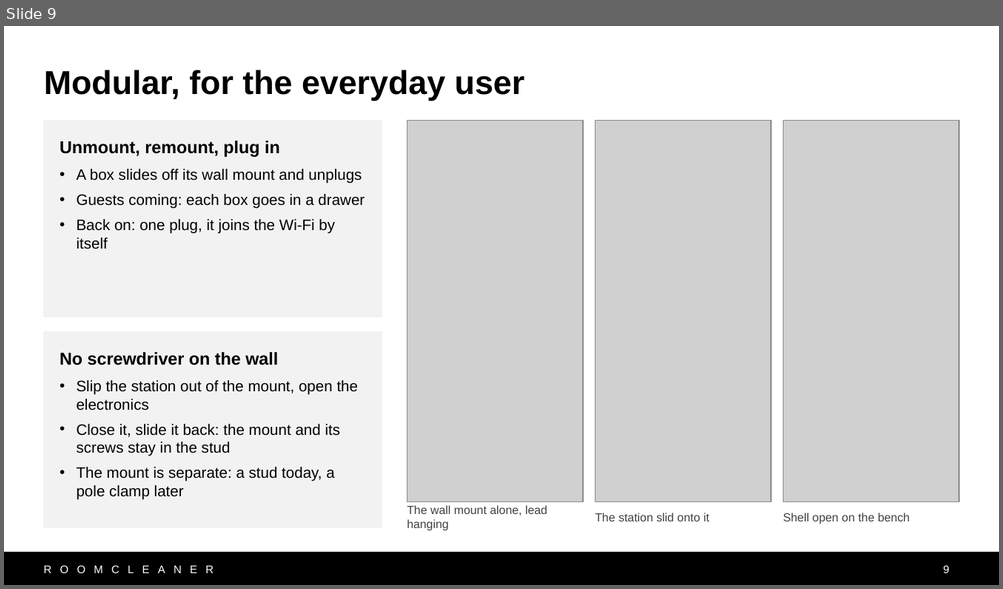
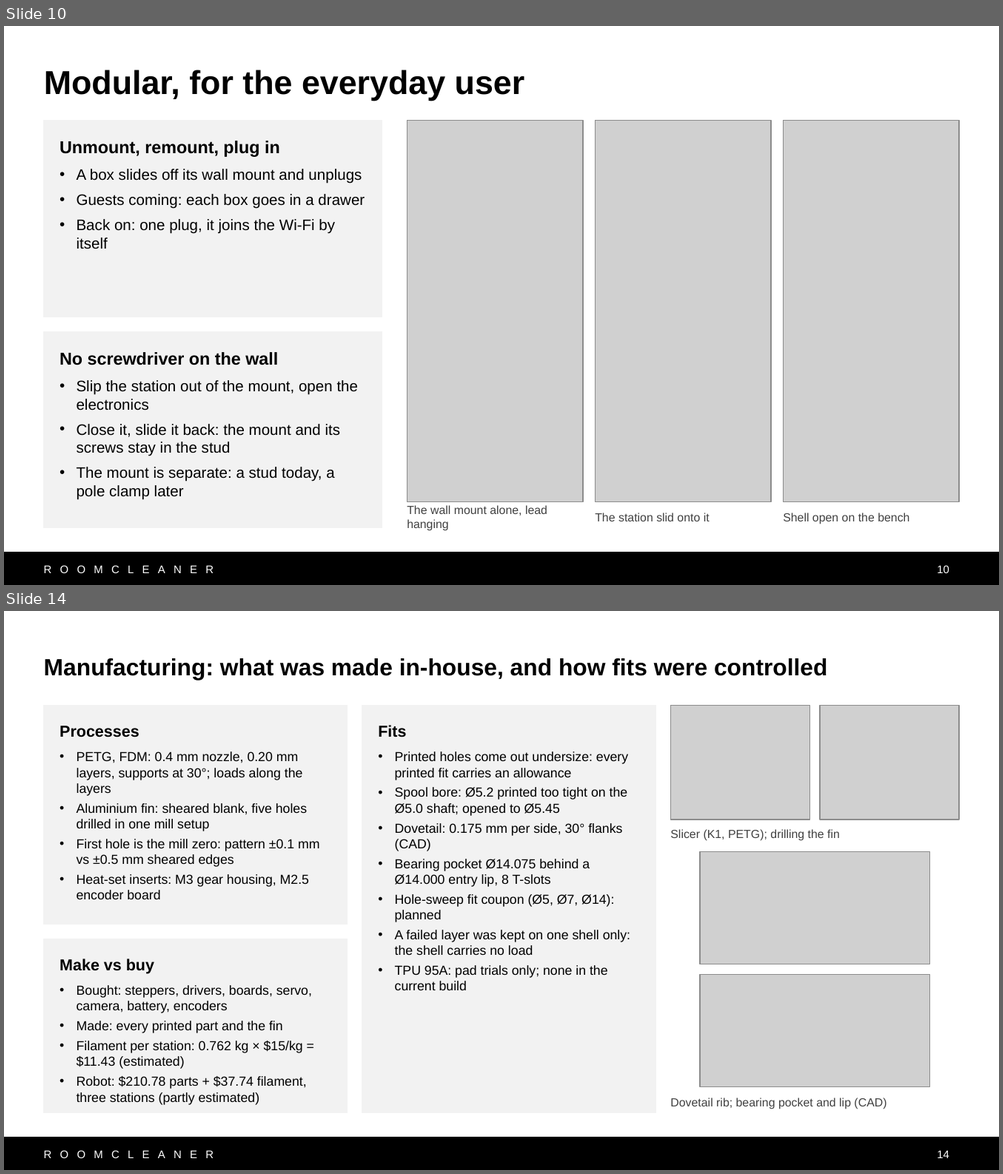
Before and after one commit to Jaspario1199/RoomCleaner, a slide deck: docs/presentation/deck_v10/RoomCleaner_Buntinx_v10.pptx. Shown one above the other, each under a label of ours: slide 9 before the commit, slides 10 and 14 after it; the slides between them are not shown. The pictures are 1003x589 and 1003x1174 pixels, drawn with LibreOffice and Linux fonts; fonts in the diff are those of the drawing; grey boxes stand for pictures. Boxes give left, top, right and bottom in pixels: in the first picture for what was removed or moved away, otherwise in the second. Text is boxed around its words. In the diff, an @@ line names an element or a change of style, - is before the commit and + after.

```diff
--- a/docs/presentation/deck_v10/RoomCleaner_Buntinx_v10.pptx
+++ b/docs/presentation/deck_v10/RoomCleaner_Buntinx_v10.pptx
@@ slide 14 added at bbox=[4, 611, 999, 1170], background #FFFFFF; not listed: 2 template elements that a slide beside it also shows @@
@@ text added at bbox=[44, 658, 827, 680], 17 pt, text #000000, bold @@
+Manufacturing: what was made in-house, and how fits were controlled
@@ rectangle added at bbox=[44, 706, 347, 924], fill #F2F2F2, outline #F2F2F2 0.75 pt, 9.5 pt, text #000000 @@
+Processes
+• PETG, FDM: 0.4 mm nozzle, 0.20 mm layers, supports at 30°; loads along the layers
+• Aluminium fin: sheared blank, five holes drilled in one mill setup
+• First hole is the mill zero: pattern ±0.1 mm vs ±0.5 mm sheared edges
+• Heat-set inserts: M3 gear housing, M2.5 encoder board
@@ rectangle added at bbox=[362, 706, 655, 1113], fill #F2F2F2, outline #F2F2F2 0.75 pt, 9.5 pt, text #000000 @@
+Fits
+• Printed holes come out undersize: every printed fit carries an allowance
+• Spool bore: Ø5.2 printed too tight on the Ø5.0 shaft; opened to Ø5.45
+• Dovetail: 0.175 mm per side, 30° flanks (CAD)
+• Bearing pocket Ø14.075 behind a Ø14.000 entry lip, 8 T-slots
+• Hole-sweep fit coupon (Ø5, Ø7, Ø14): planned
+• A failed layer was kept on one shell only: the shell carries no load
+• TPU 95A: pad trials only; none in the current build
@@ picture added at bbox=[670, 706, 810, 820] @@
@@ picture added at bbox=[819, 706, 959, 820] @@
@@ text added at bbox=[670, 829, 839, 841], 8.5 pt, text #404040 @@
+Slicer (K1, PETG); drilling the fin
@@ picture added at bbox=[700, 851, 930, 965] @@
@@ rectangle added at bbox=[44, 940, 347, 1113], fill #F2F2F2, outline #F2F2F2 0.75 pt, 9.5 pt, text #000000 @@
+Make vs buy
+• Bought: steppers, drivers, boards, servo, camera, battery, encoders
+• Made: every printed part and the fin
+• Filament per station: 0.762 kg × $15/kg = $11.43 (estimated)
+• Robot: $210.78 parts + $37.74 filament, three stations (partly estimated)
@@ picture added at bbox=[700, 974, 930, 1088] @@
@@ text added at bbox=[670, 1098, 886, 1110], 8.5 pt, text #404040 @@
+Dovetail rib; bearing pocket and lip (CAD)
@@ page number added at bbox=[936, 1150, 949, 1159], 8 pt, text #FFFFFF @@
+14
@@ what was slide 9 is now slide 10 @@
@@ page number at bbox=[936, 565, 949, 574]: text changed @@
-9
+10
```
Also in this commit, not shown: 10 slides changed, 2 other slides added, 2 slides removed, 9 other files.
